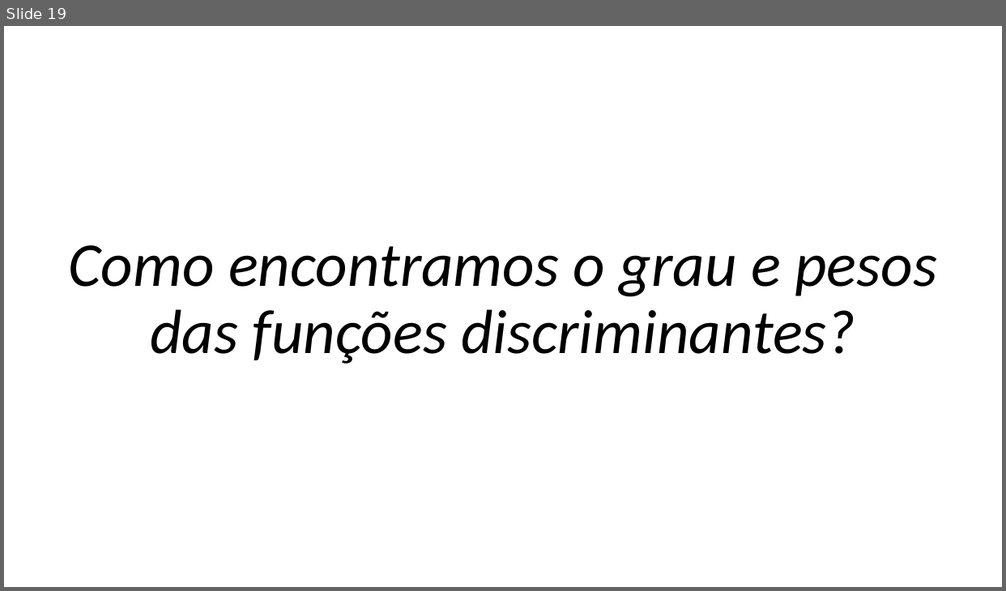
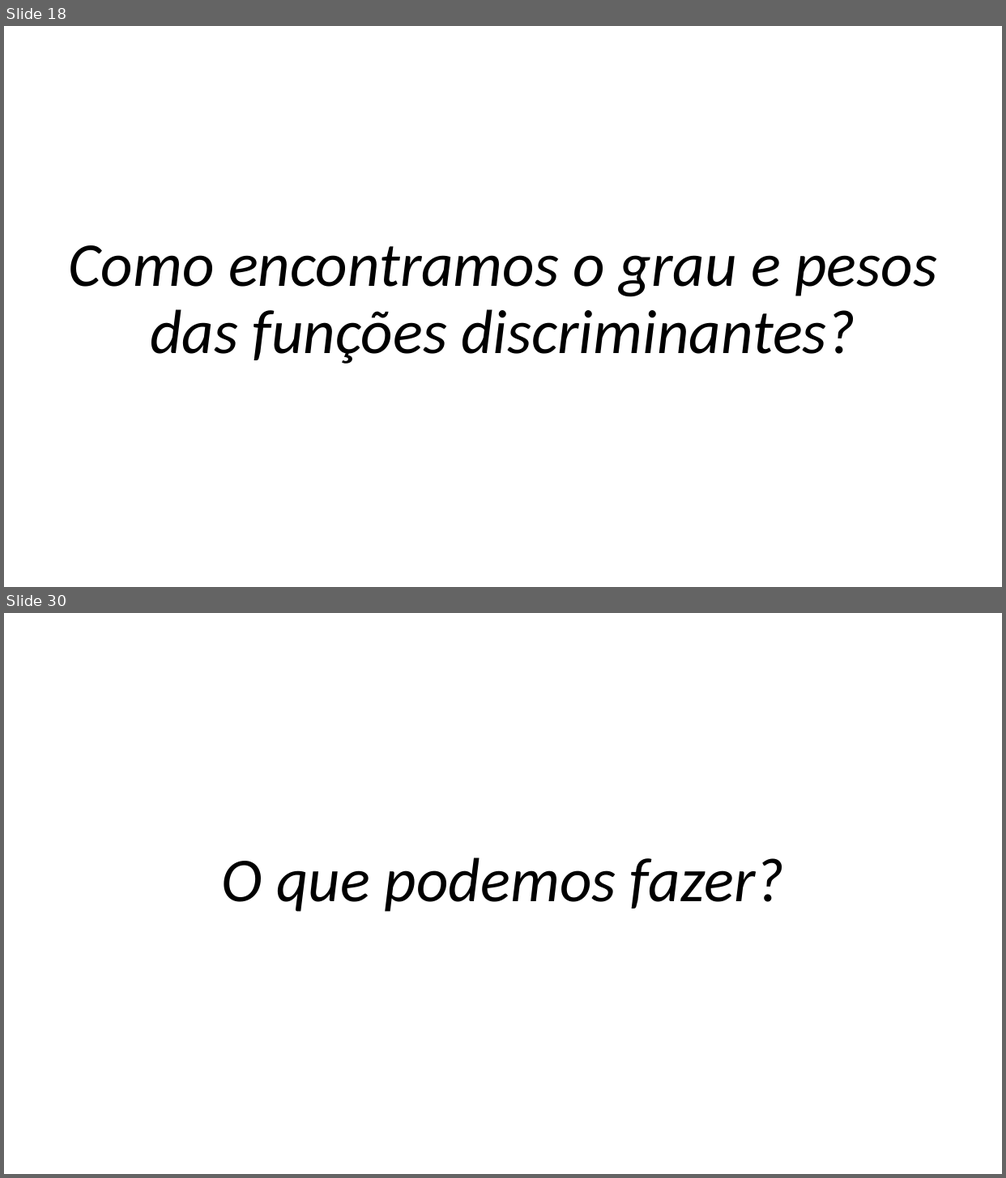
Before and after one commit to zz4fap/c24_inteligencia_artificial, a slide deck: slides/C24_Classificação.pptx. Shown one above the other, each under a label of ours: slide 19 before the commit, slides 18 and 30 after it; the slides between them are not shown. The pictures are 1006x591 and 1006x1178 pixels, drawn with LibreOffice and Linux fonts; fonts in the diff are those of the drawing. Boxes give left, top, right and bottom in pixels: in the first picture for what was removed or moved away, otherwise in the second. Text is boxed around its words. In the diff, an @@ line names an element or a change of style, - is before the commit and + after.

```diff
--- a/slides/C24_Classificação.pptx
+++ b/slides/C24_Classificação.pptx
@@ slide 30 added at <box>4,613,1002,1174</box>, background #FFFFFF @@
@@ text added at <box>222,858,784,912</box>, 60 pt, text #000000, italic @@
+O que podemos fazer?
@@ what was slide 19 is now slide 18 @@
```
Also in this commit, not shown: 2 slides changed, 13 other slides added, 1 slide removed, 4 other files.
